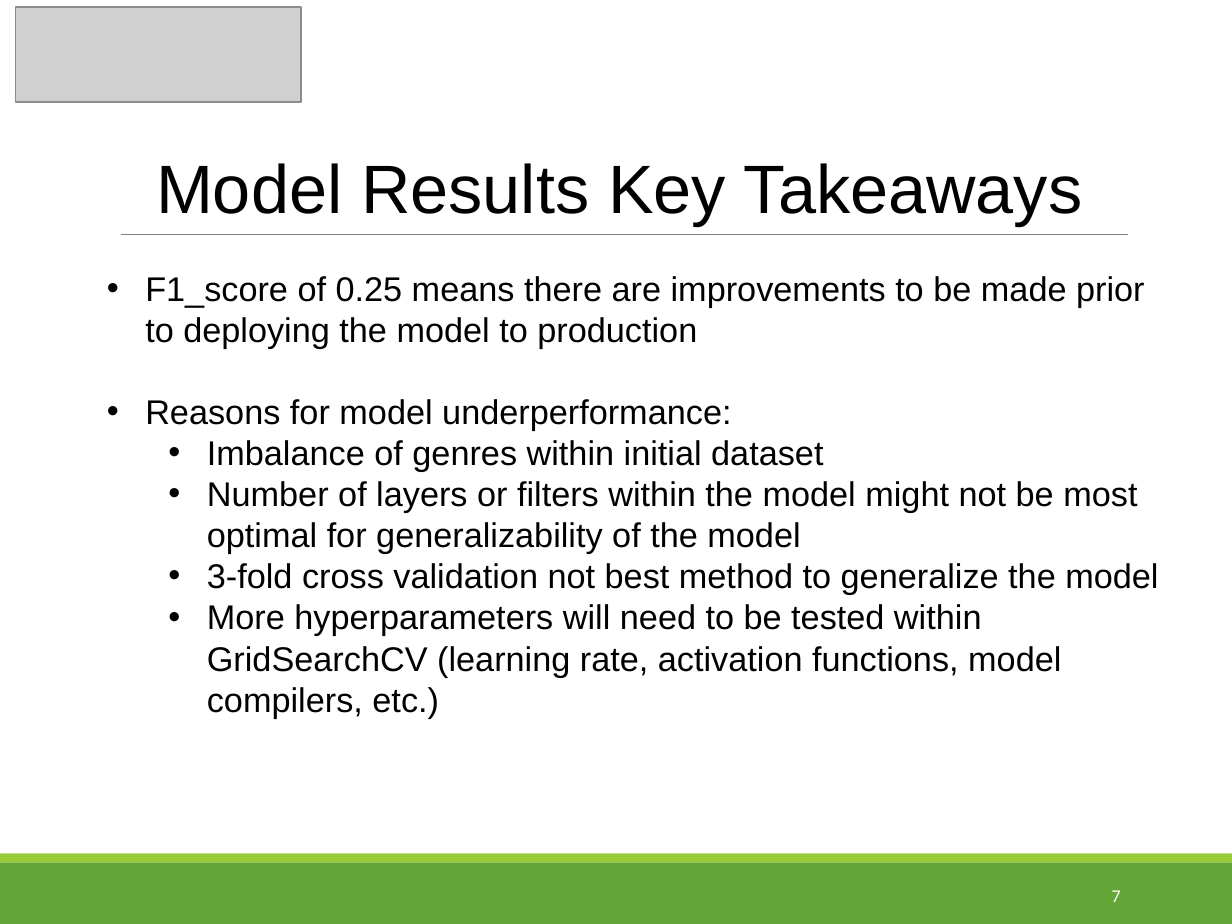
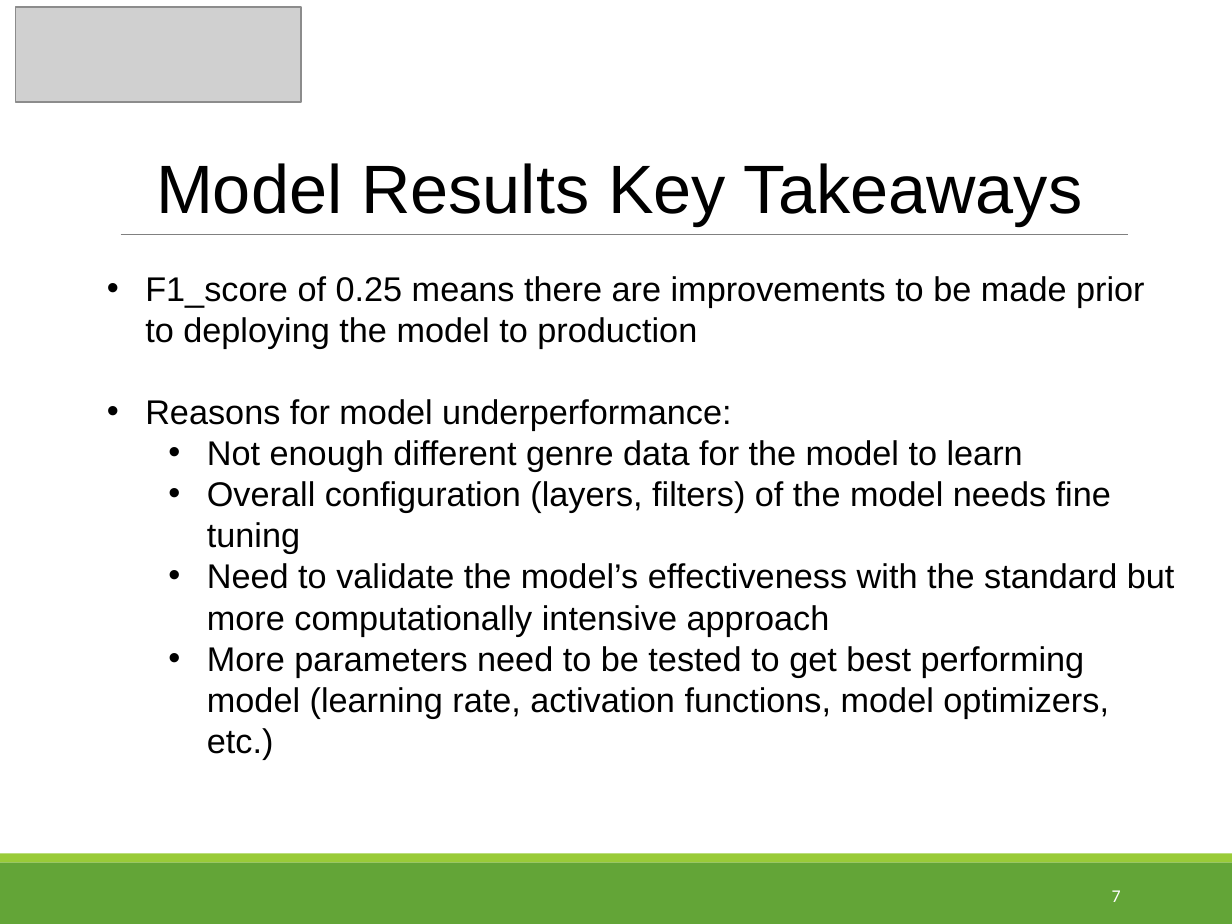
Before and after one commit to tpoozhikala/IMDB_Classification, a slide deck: slide 7 of 6_Documentation/IMDb_Classification_Presentation.pptx. Drawn at 1232x924 pixels with LibreOffice and Linux fonts; fonts in the diff are those of the drawing; grey boxes stand for pictures. Boxes give left, top, right and bottom in pixels: in the first picture for what was removed or moved away, otherwise in the second. Text is boxed around its words. In the diff, an @@ line names an element or a change of style, - is before the commit and + after.

```diff
--- a/6_Documentation/IMDb_Classification_Presentation.pptx
+++ b/6_Documentation/IMDb_Classification_Presentation.pptx
@@ text at [207, 440, 1175, 759]: text changed @@
-  • Imbalance of genres within initial dataset
-  • Number of layers or filters within the model might not be most optimal for generalizability of the model
-  • 3-fold cross validation not best method to generalize the model
-  • More hyperparameters will need to be tested within GridSearchCV (learning rate, activation functions, model compilers, etc.)
+  • Not enough different genre data for the model to learn
+  • Overall configuration (layers, filters) of the model needs fine tuning
+  • Need to validate the model’s effectiveness with the standard but more computationally intensive approach
+  • More parameters need to be tested to get best performing model (learning rate, activation functions, model optimizers, etc.)
```
Also in this commit, not shown: 6 other slides changed, 2 other files.
